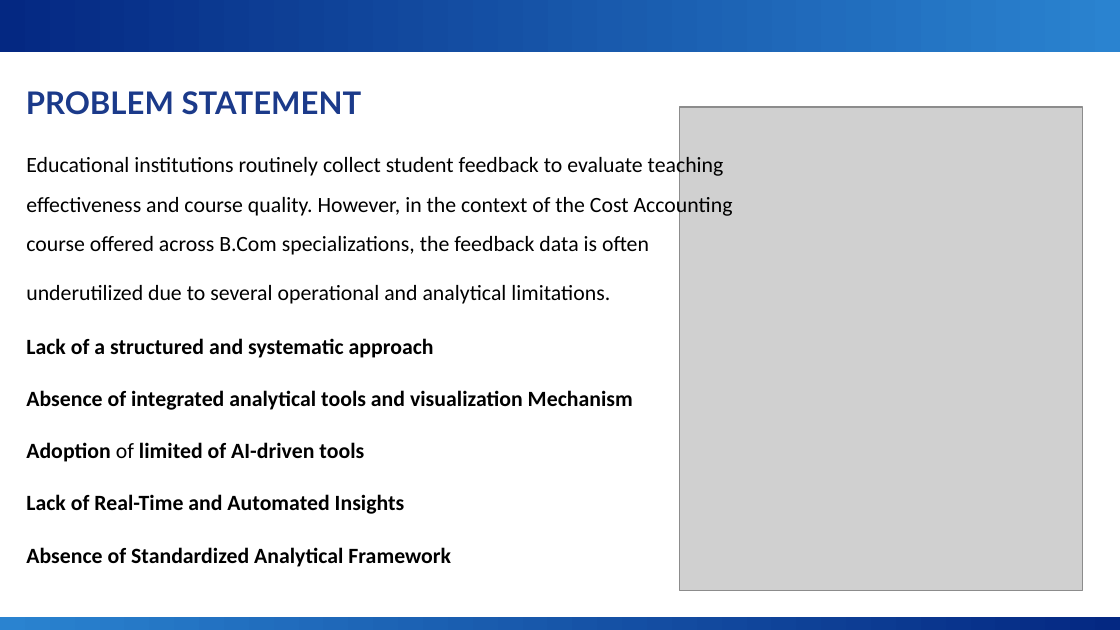
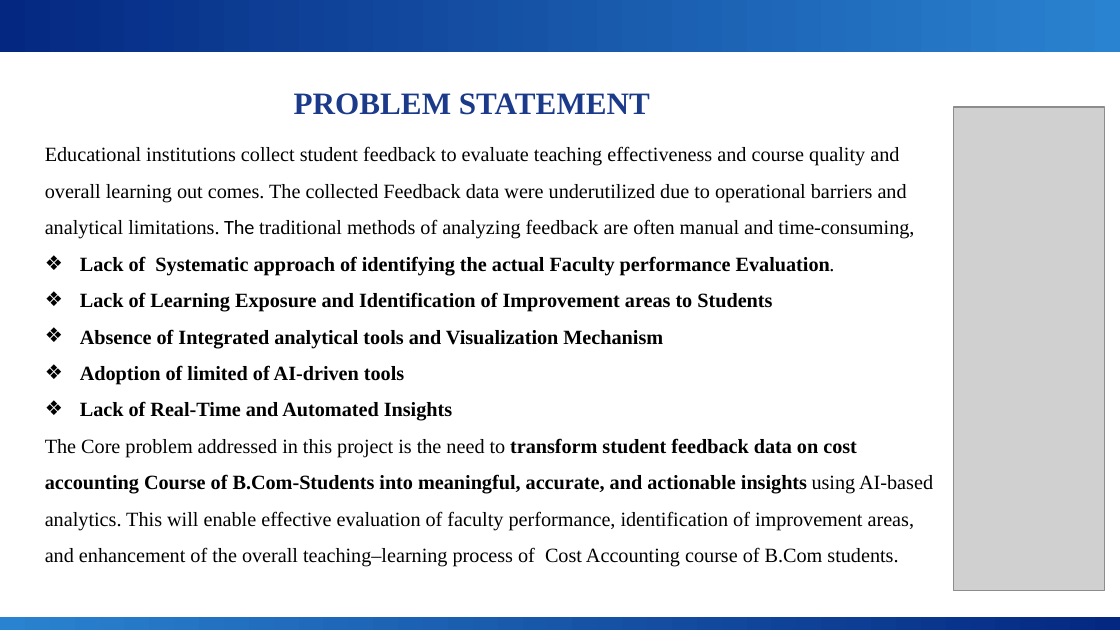
Before and after one commit to drkarpagambigaik-coder/AICW-Karpagambigai, a slide deck: slide 5 of Project -PPT.pptx (slide 4 before the commit). Drawn at 1120x630 pixels with LibreOffice and Linux fonts; fonts in the diff are those of the drawing; grey boxes stand for pictures; background and template pictures are left out. Boxes give left, top, right and bottom in pixels: in the first picture for what was removed or moved away, otherwise in the second. Text is boxed around its words. In the diff, an @@ line names an element or a change of style, - is before the commit and + after.

```diff
--- a/Project -PPT.pptx
+++ b/Project -PPT.pptx
@@ text "PROBLEM STATEMENT" moved from (x1=26, y1=91, x2=362, y2=115) to (x1=294, y1=93, x2=650, y2=115) @@
@@ text "PROBLEM STATEMENT" at (x1=294, y1=93, x2=650, y2=115): font Lato to Times New Roman @@
@@ picture resized from (x1=680, y1=108, x2=1082, y2=591) to (x1=953, y1=108, x2=1104, y2=591) @@
@@ text "Educational institutions collect student feedback ..." moved from (x1=26, y1=154, x2=733, y2=567) to (x1=45, y1=146, x2=933, y2=567) @@
@@ text at (x1=45, y1=146, x2=914, y2=348): text changed; size 14 to 13 pt; font Calibri to Times New Roman @@
-Educational institutions routinely collect student feedback to evaluate teaching effectiveness and course quality. However, in the context of the Cost Accounting course offered across B.Com specializations, the feedback data is often underutilized due to several operational and analytical limitations.
-Lack of a structured and systematic approach
-Absence of integrated analytical tools and visualization Mechanism
+Educational institutions collect student feedback to evaluate teaching effectiveness and course quality and overall learning out comes. The collected Feedback data were underutilized due to operational barriers and analytical limitations. The traditional methods of analyzing feedback are often manual and time-consuming,
+❖ Lack of Systematic approach of identifying the actual Faculty performance Evaluation.
+❖ Lack of Learning Exposure and Identification of Improvement areas to Students
+❖ Absence of Integrated analytical tools and Visualization Mechanism
@@ text at (x1=80, y1=365, x2=452, y2=421): size 14 to 13 pt, font Calibri to Times New Roman in "Adoption of limited of AI-driven tools", "Lack of Real-Time and Automated Insights"; bold on in "of"; bullet none to ❖; line spacing 2 to 1.5 @@
@@ text at (x1=45, y1=438, x2=933, y2=567): text changed; size 14 to 13 pt; font Calibri to Times New Roman; bold off @@
-Absence of Standardized Analytical Framework
+The Core problem addressed in this project is the need to transform student feedback data on cost accounting Course of B.Com-Students into meaningful, accurate, and actionable insights using AI-based analytics. This will enable effective evaluation of faculty performance, identification of improvement areas, and enhancement of the overall teaching–learning process of Cost Accounting course of B.Com students.
```
Also in this commit, not shown: 14 other slides changed, 22 slides added, 2 slides removed.
